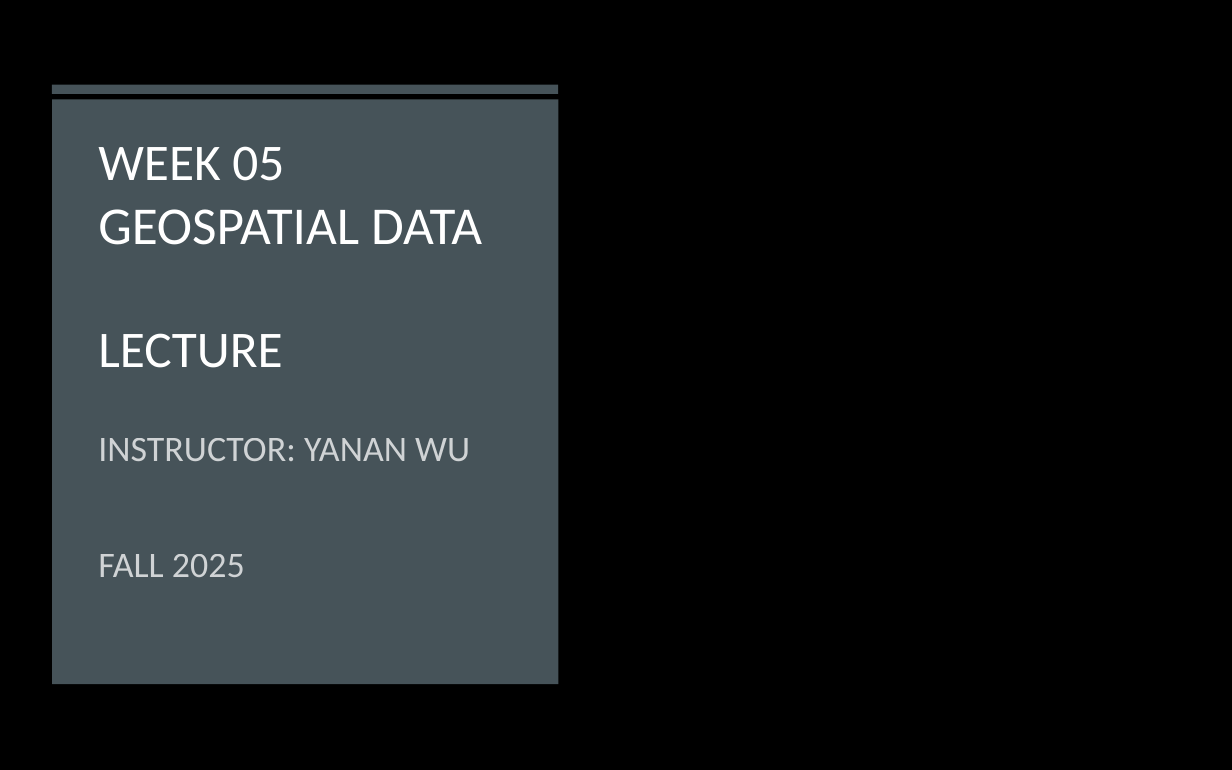
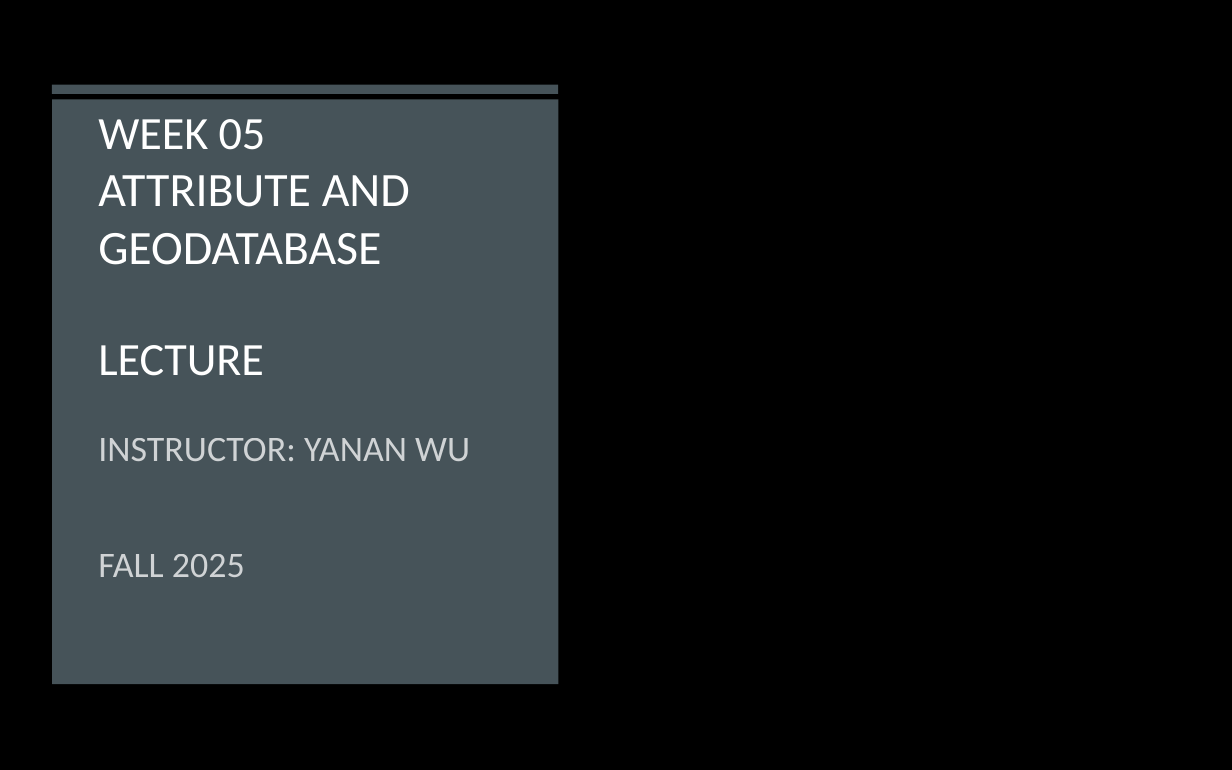
Before and after one commit to gisynw/GIS_I, a slide deck: slide 1 of docs/Lectures/Week05/Week05_GEOG2475_TU.pptx. Drawn at 1232x770 pixels with LibreOffice and Linux fonts; fonts in the diff are those of the drawing; background and template pictures are left out. Boxes give left, top, right and bottom in pixels: in the first picture for what was removed or moved away, otherwise in the second. Text is boxed around its words. In the diff, an @@ line names an element or a change of style, - is before the commit and + after.

```diff
--- a/docs/Lectures/Week05/Week05_GEOG2475_TU.pptx
+++ b/docs/Lectures/Week05/Week05_GEOG2475_TU.pptx
@@ title at (98, 119, 410, 376): text changed; size 28 to 25.2 pt @@
-WEEK 05
-GEOSPATIAL DATA
-LECTURE
+WEEK 05
+ATTRIBUTE AND
+GEODATABASE
+LECTURE
```
Also in this commit, not shown: 9 other slides changed, 3 slides added, 3 slides removed, 24 other files.
